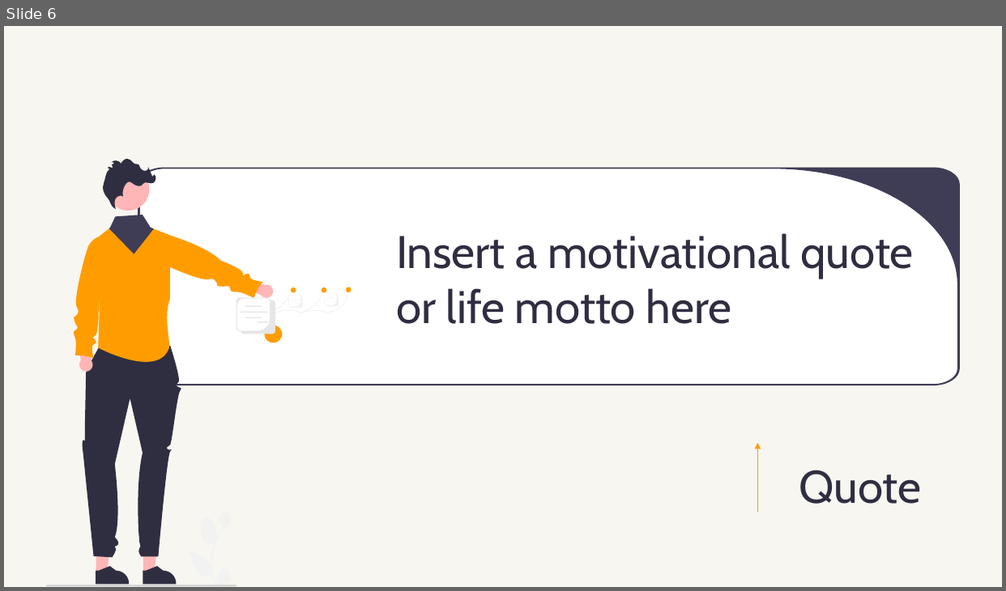
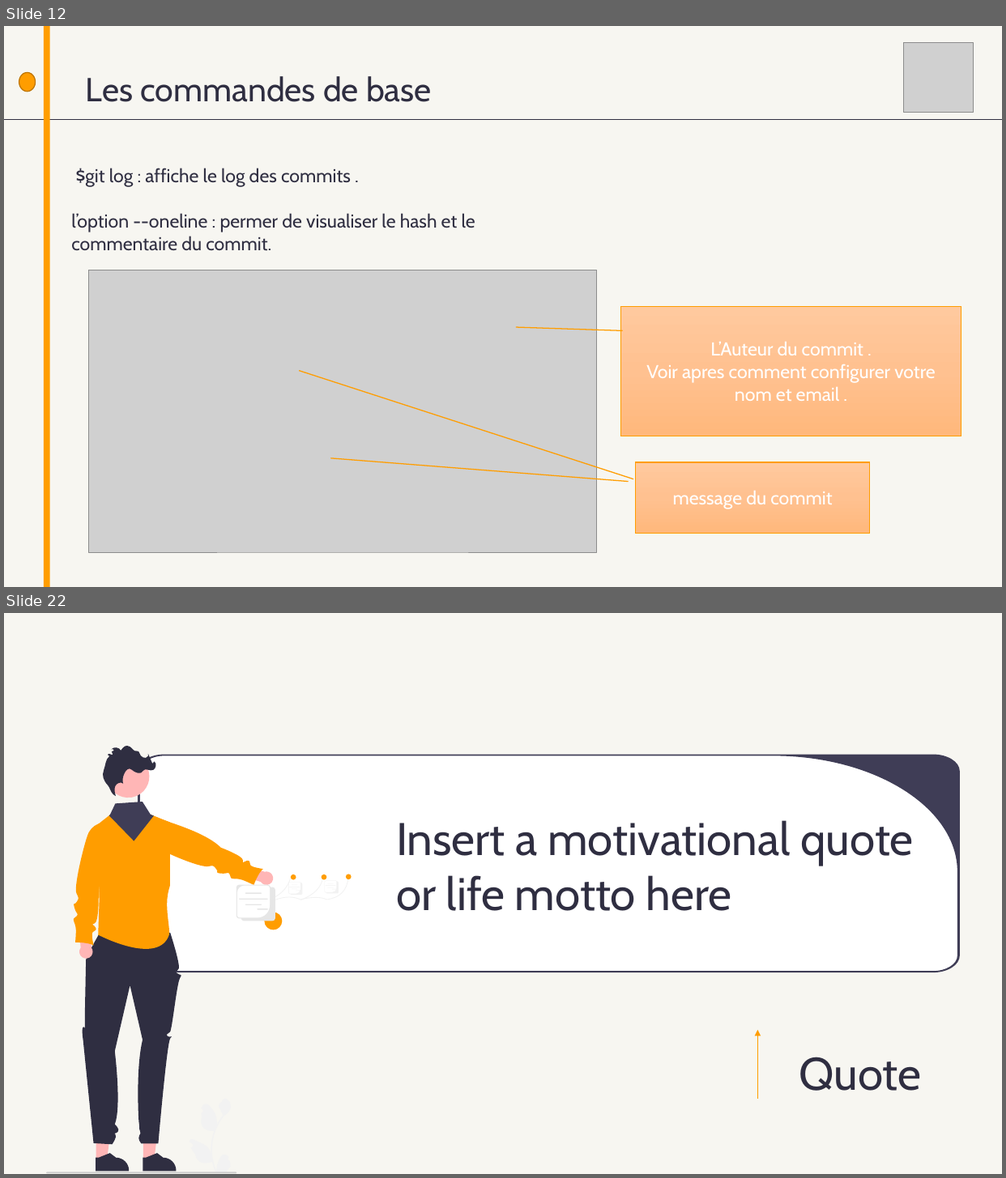
Before and after one commit to AbdessamadAbdaoui/Presentation_Git, a slide deck: presentation_Git.pptx. Shown one above the other, each under a label of ours: slide 6 before the commit, slides 12 and 22 after it; the slides between them are not shown. The pictures are 1006x591 and 1006x1178 pixels, drawn with LibreOffice and Linux fonts; fonts in the diff are those of the drawing; grey boxes stand for pictures. Boxes give left, top, right and bottom in pixels: in the first picture for what was removed or moved away, otherwise in the second. Text is boxed around its words. In the diff, an @@ line names an element or a change of style, - is before the commit and + after.

```diff
--- a/presentation_Git.pptx
+++ b/presentation_Git.pptx
@@ slide 12 added at (x1=4, y1=26, x2=1002, y2=587), background #F7F6F1 @@
@@ rectangle added at (x1=44, y1=26, x2=49, y2=587), fill #FF9D00 @@
@@ picture added at (x1=903, y1=42, x2=973, y2=112) @@
@@ ellipse added at (x1=19, y1=72, x2=36, y2=91), fill #FF9D00, outline #BF7600 1 pt @@
@@ text added at (x1=86, y1=76, x2=432, y2=102), 32 pt, text #2F2E41 @@
+Les commandes de base
@@ rectangle added at (x1=903, y1=97, x2=918, y2=100), fill #FF9D00 @@
@@ line added from (4, 120) to (1002, 120), #2F2E41 1 pt @@
@@ text added at (x1=71, y1=168, x2=475, y2=251), 18 pt, text #2F2E41 @@
+$git log : affiche le log des commits .
+l’option --oneline : permer de visualiser le hash et le commentaire du commit.
@@ picture added at (x1=88, y1=270, x2=597, y2=553) @@
@@ border callout added at (x1=621, y1=307, x2=961, y2=436), fill gradient #FFCA9E to #FFC190 to #FFB87C, outline #FF9D00 1 pt, 18 pt, text #FFFFFF @@
+L’Auteur du commit .
+Voir apres comment configurer votre nom et email .
@@ line added from (331, 459) to (629, 482), #FF9D00 1 pt @@
@@ border callout added at (x1=636, y1=463, x2=869, y2=533), fill gradient #FFCA9E to #FFC190 to #FFB87C, outline #FF9D00 1 pt, 18 pt, text #FFFFFF @@
+message du commit
@@ what was slide 6 is now slide 22 @@
```
Also in this commit, not shown: 2 slides changed, 27 other slides added, 2 slides removed.
